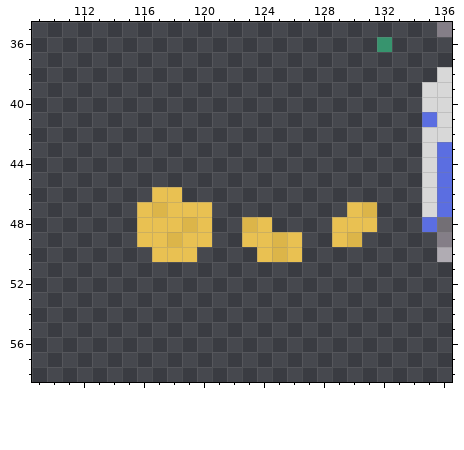
Pixel-art file, stored at testWeaver.aseprite. Above is the file before it was changed.
300x200 pixels, 1 frame. Colours within 5 levels of each other are drawn and written as one. Shown: x 109..136, y 35..58.
After the commit:
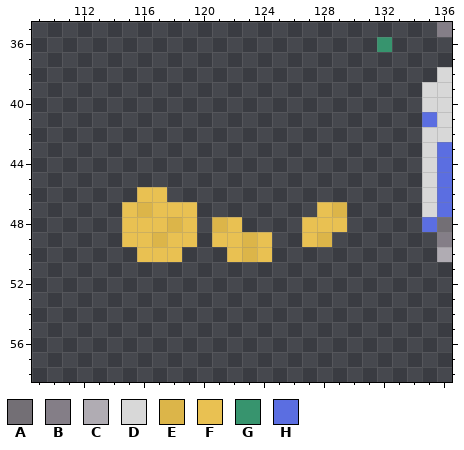
Palette (. is transparent): A #736f75  B #847e87  C #b0acb3  D #d8d8d8  E #dcb549  F #e9c152  G #37946e  H #5b6ee1
The exact change:
Layer "Layer 2":
y 46: x 116 . -> F; x 118 F -> .
y 47: x 115..117 .FE -> FEF; x 120 F -> .; x 128..131 ..FE -> FE..
y 48: x 115 . -> F; x 118..124 FEF..EF -> EF.EF..; x 127..128 .. -> FF; x 130..131 FF -> ..
y 49: x 115 . -> F; x 117..118 FE -> EF; x 120..123 F..F -> .FFE; x 125..130 EF..FE -> ..FE..
y 50: x 116 . -> F; x 119 F -> .; x 122..123 .. -> FE; x 125..126 EF -> ..
